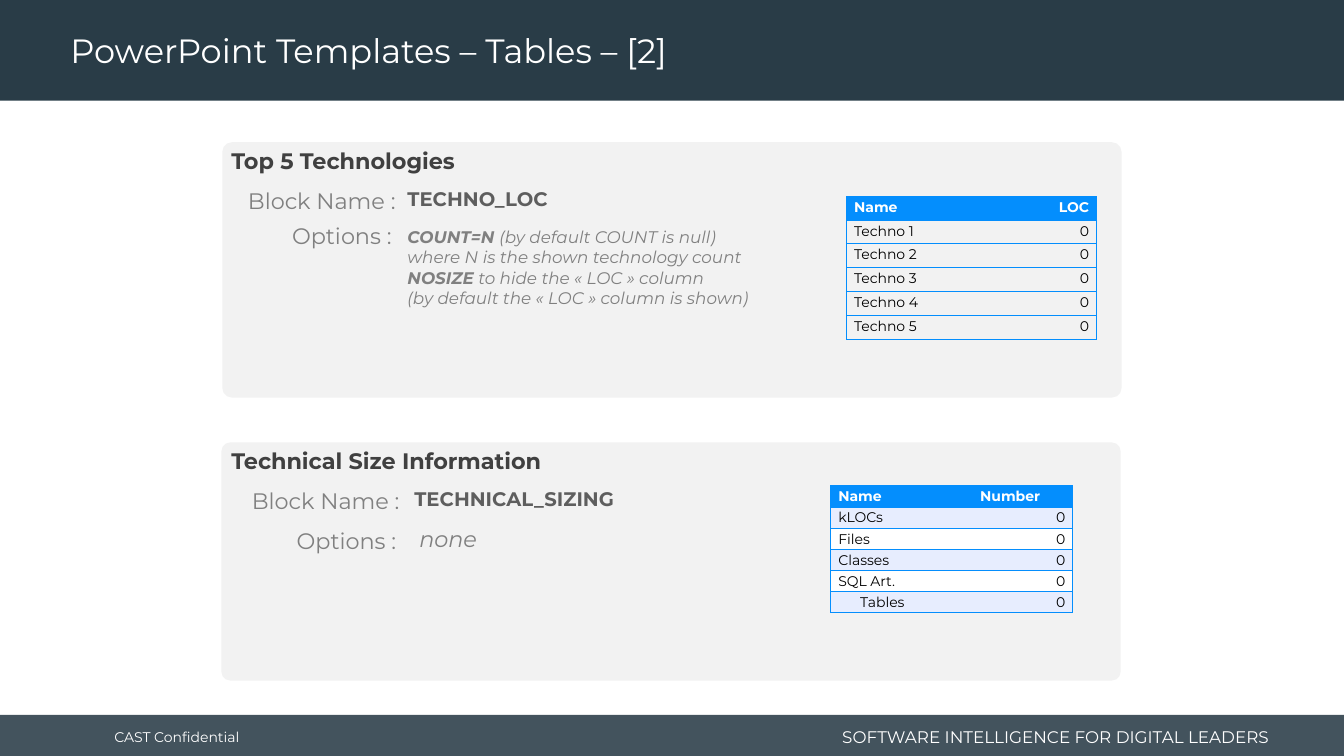
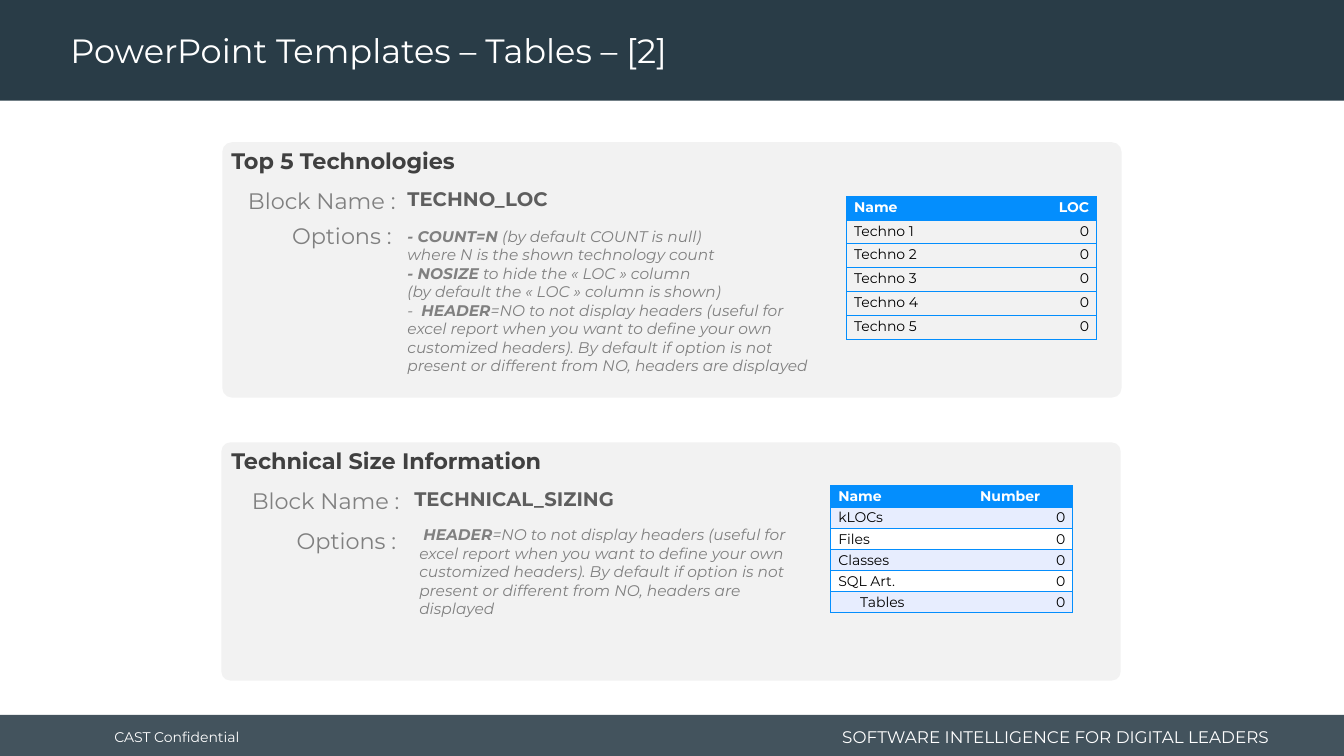
Before and after one commit to CAST-projects/CAST-ReportGenerator, a slide deck: slide 33 of CastReporting.Reporting.Core/Templates/zh-CN/Application/Component library/1- Powerpoint-components-library.pptx. Drawn at 1344x756 pixels with LibreOffice and Linux fonts; fonts in the diff are those of the drawing; background and template pictures are left out. Boxes give left, top, right and bottom in pixels: in the first picture for what was removed or moved away, otherwise in the second. Text is boxed around its words. In the diff, an @@ line names an element or a change of style, - is before the commit and + after.

Commit message:
REPORTGEN-782: add MODULE and TECHNO options, update library reports

```diff
--- a/CastReporting.Reporting.Core/Templates/zh-CN/Application/Component library/1- Powerpoint-components-library.pptx
+++ b/CastReporting.Reporting.Core/Templates/zh-CN/Application/Component library/1- Powerpoint-components-library.pptx
@@ text at (418, 230, 701, 245): text changed; size 12 to 11 pt @@
-COUNT=N (by default COUNT is null)
+- COUNT=N (by default COUNT is null)
@@ text at (407, 248, 721, 300): size 12 to 11 pt in "where N is the shown technology count", "(by default the « LOC » column ..." @@
@@ text at (418, 267, 691, 279): text changed; size 12 to 11 pt @@
-NOSIZE to hide the « LOC » column
+- NOSIZE to hide the « LOC » column
@@ text at (407, 304, 808, 374): paragraph added @@
+- HEADER=NO to not display headers (useful for excel report when you want to define your own customized headers). By default if option is not present or different from NO, headers are displayed
@@ text at (419, 528, 785, 617): text changed; size 16 to 11 pt @@
-none
+HEADER=NO to not display headers (useful for excel report when you want to define your own customized headers). By default if option is not present or different from NO, headers are displayed
```
Also in this commit, not shown: 7 other slides changed, 10 other files.
